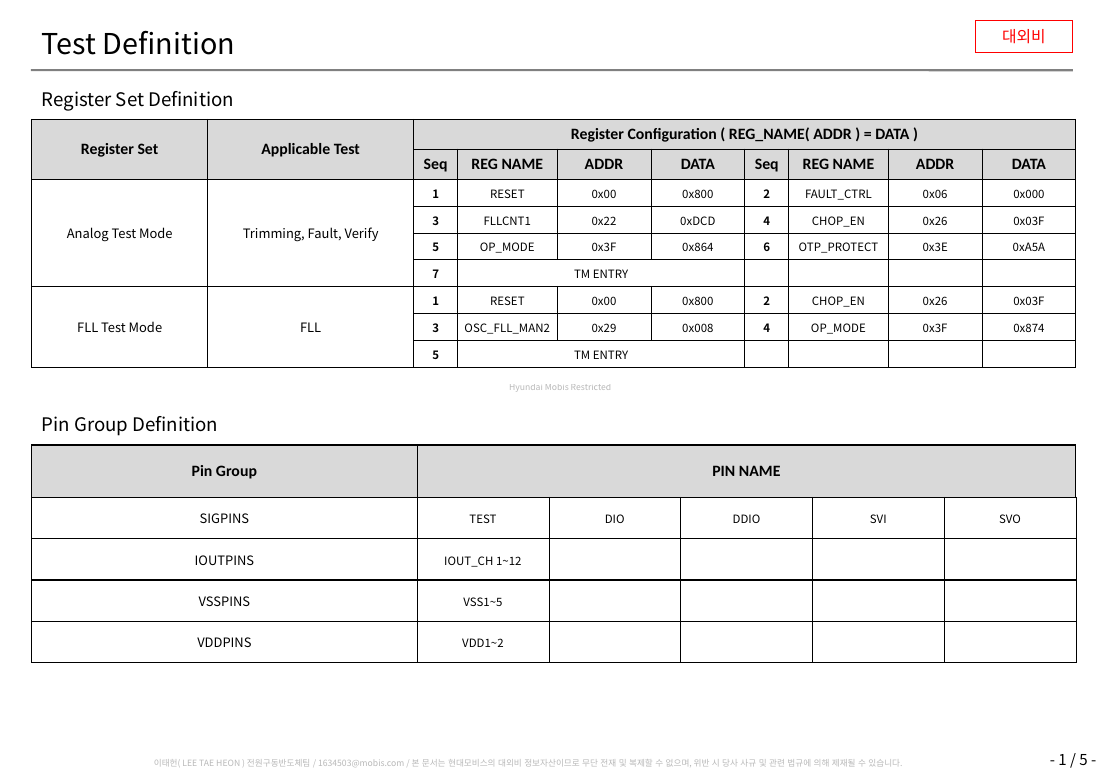
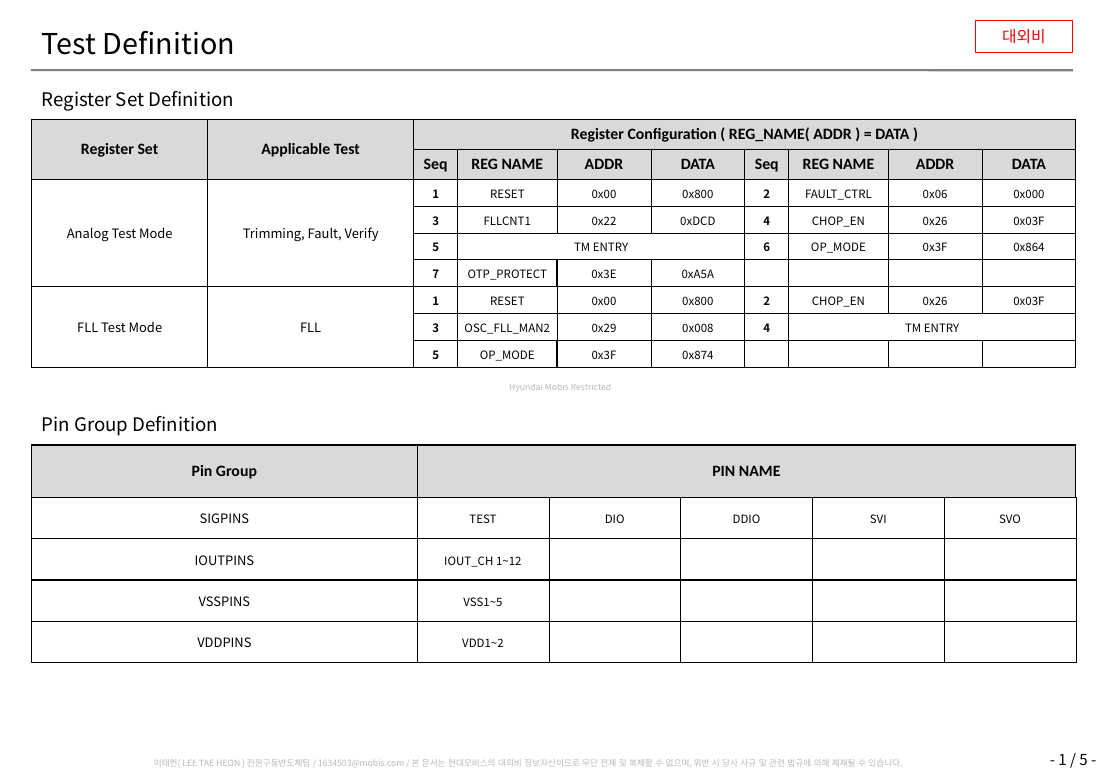
Before and after one commit to oio9595/Global_Technologies_FW, a slide deck: slide 2 of ID601/Jig/ID601_ES/Docs/GT/ID601_Test_Plan_MOBIS_wLAB_Guide.pptx. Drawn at 1120x775 pixels with LibreOffice and Linux fonts; fonts in the diff are those of the drawing; background and template pictures are left out. Boxes give left, top, right and bottom in pixels: in the first picture for what was removed or moved away, otherwise in the second. Text is boxed around its words. In the diff, an @@ line names an element or a change of style, - is before the commit and + after.

```diff
--- a/ID601/Jig/ID601_ES/Docs/GT/ID601_Test_Plan_MOBIS_wLAB_Guide.pptx
+++ b/ID601/Jig/ID601_ES/Docs/GT/ID601_Test_Plan_MOBIS_wLAB_Guide.pptx
@@ table at [32,120,1078,367] @@
-row 5:  |  | 5 | OP_MODE | 0x3F | 0x864 | 6 | OTP_PROTECT | 0x3E | 0xA5A
+row 5:  |  | 5 | TM ENTRY |  |  | 6 | OP_MODE | 0x3F | 0x864
-row 6:  |  | 7 | TM ENTRY |  |  |  |  |  | 
+row 6:  |  | 7 | OTP_PROTECT | 0x3E | 0xA5A |  |  |  | 
-row 8:  |  | 3 | OSC_FLL_MAN2 | 0x29 | 0x008 | 4 | OP_MODE | 0x3F | 0x874
+row 8:  |  | 3 | OSC_FLL_MAN2 | 0x29 | 0x008 | 4 | TM ENTRY |  | 
-row 9:  |  | 5 | TM ENTRY |  |  |  |  |  | 
+row 9:  |  | 5 | OP_MODE | 0x3F | 0x874 |  |  |  | 
```
Also in this commit, not shown: 1 other slide changed, 5 other files.
